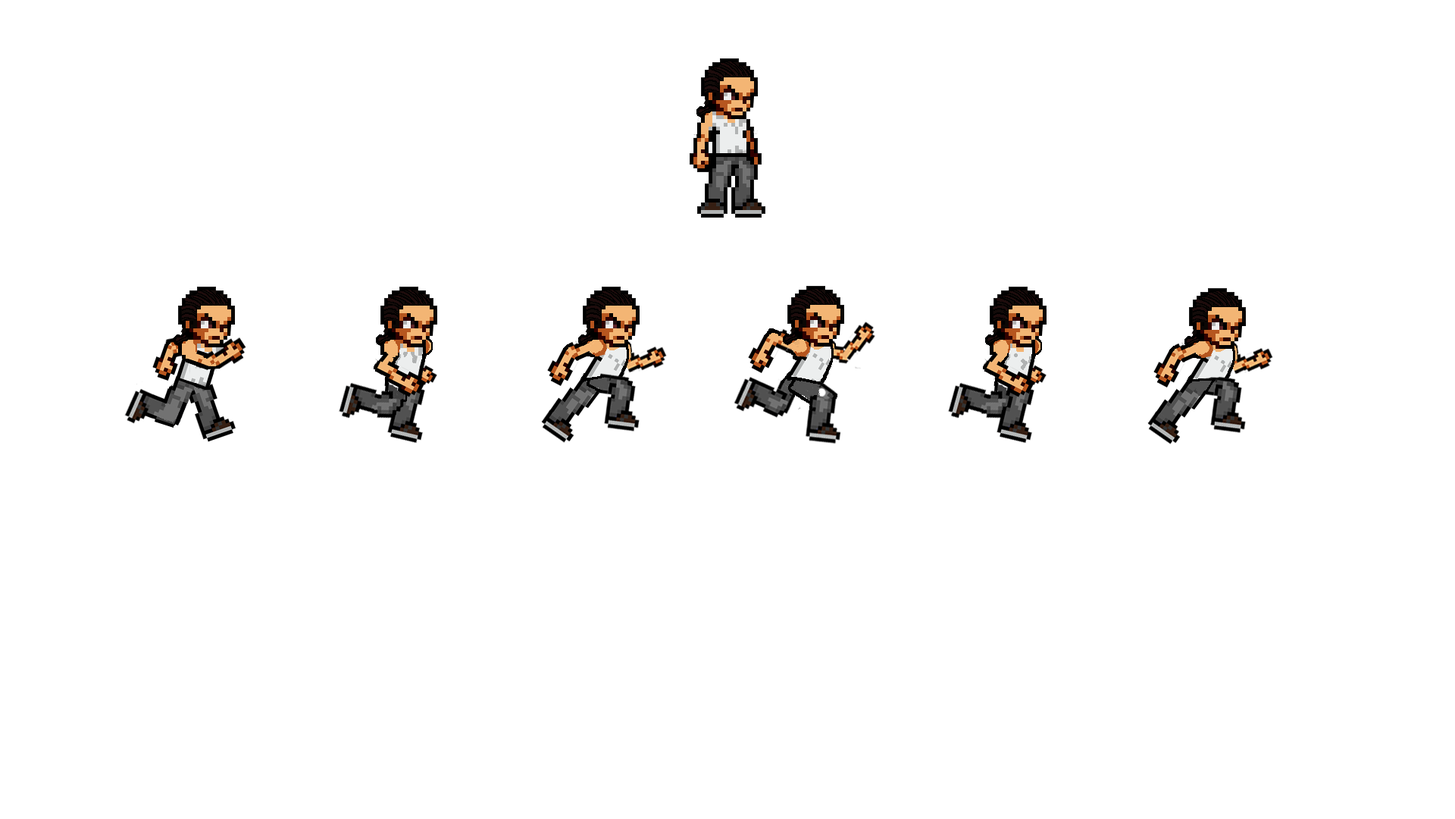
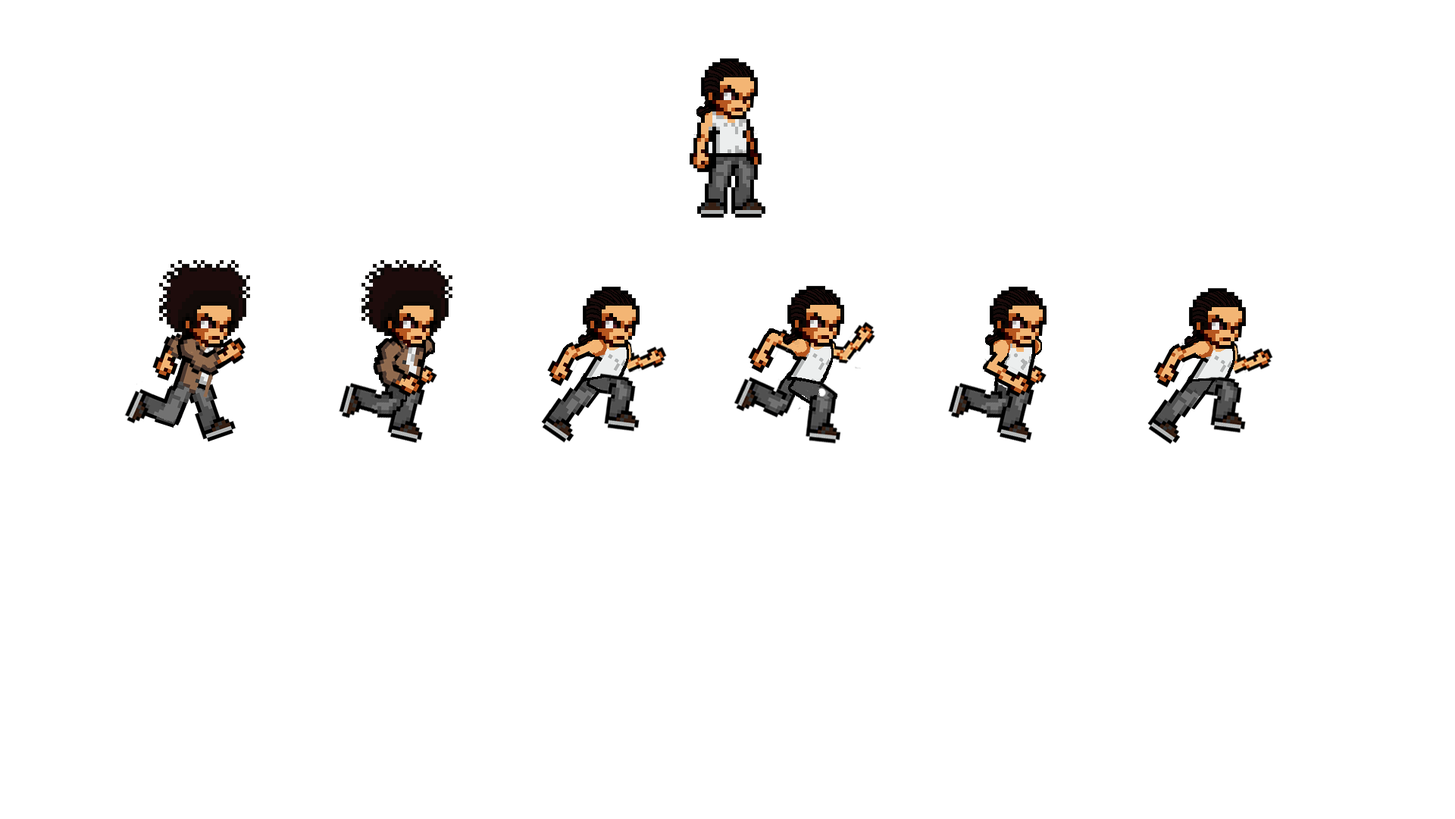
Layer changes from the first w=1455, h=819 image to the second:
painted on "Calque 15" (1st of 3, in "6 STEP") over [385, 375, 389, 383]
added layer "LEFT ARm copie 2" in group "2 STEP" over [372, 334, 416, 392]
added layer "Calque 22 copie" in group "2 STEP" over [361, 259, 453, 348]
painted on "ARM LEFT" (2nd of 4, in "2 STEP") over [380, 338, 386, 348]
added layer "CHEST" in group "2 STEP" over [386, 331, 425, 394]
painted on "LEFT LEG 1" (2nd of 2, in "2 STEP") over [388, 384, 400, 392]
hid "head" (5th of 7, in "2 STEP") over [375, 286, 438, 348]
added layer "LEFT ARm copie 3" in group "2 STEP" over [407, 330, 436, 358]
added group "1 STEP HUEY" with 6 layers above "FIRST STEP" over [159, 259, 251, 398]
added layer "LEFT ARm copie" in group "1 STEP HUEY" over [175, 335, 229, 377]
added layer "Calque 3 copie 3" in group "1 STEP HUEY" over [187, 336, 246, 372]
added layer "Calque 3 copie 4" in group "1 STEP HUEY" over [185, 349, 224, 370]
added layer "Calque 22" in group "1 STEP HUEY" over [159, 259, 251, 348]
added layer "Calque 23 copie" in group "1 STEP HUEY" over [178, 323, 223, 383]
added layer "Calque 23" in group "1 STEP HUEY" over [173, 331, 220, 398]
hid "Body" (3rd of 4, in "FIRST STEP") over [189, 339, 224, 358]
hid "head" (6th of 7, in "FIRST STEP") over [173, 286, 235, 348]
added layer "HUEY" in group "FIRST STEP" over [163, 323, 197, 364]
